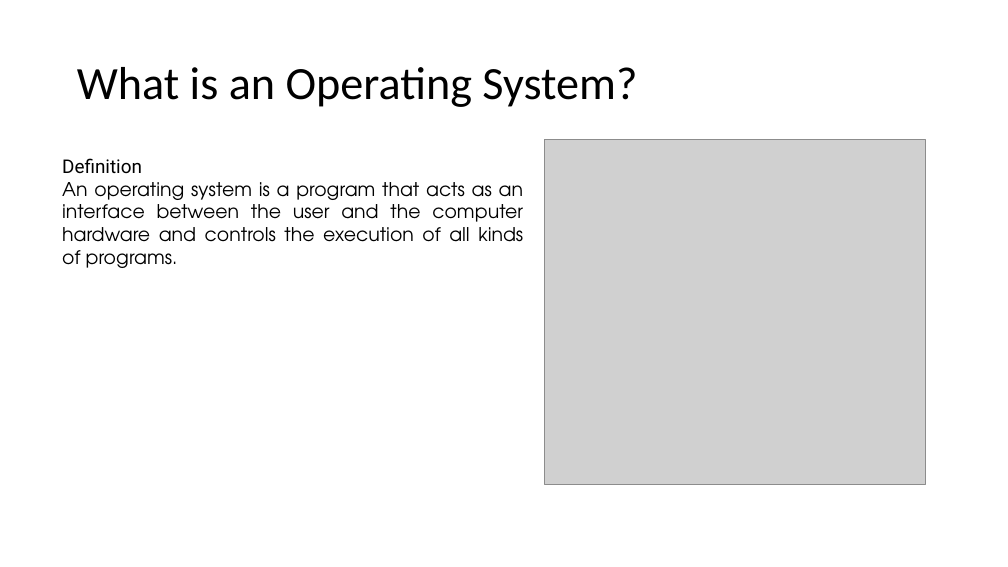
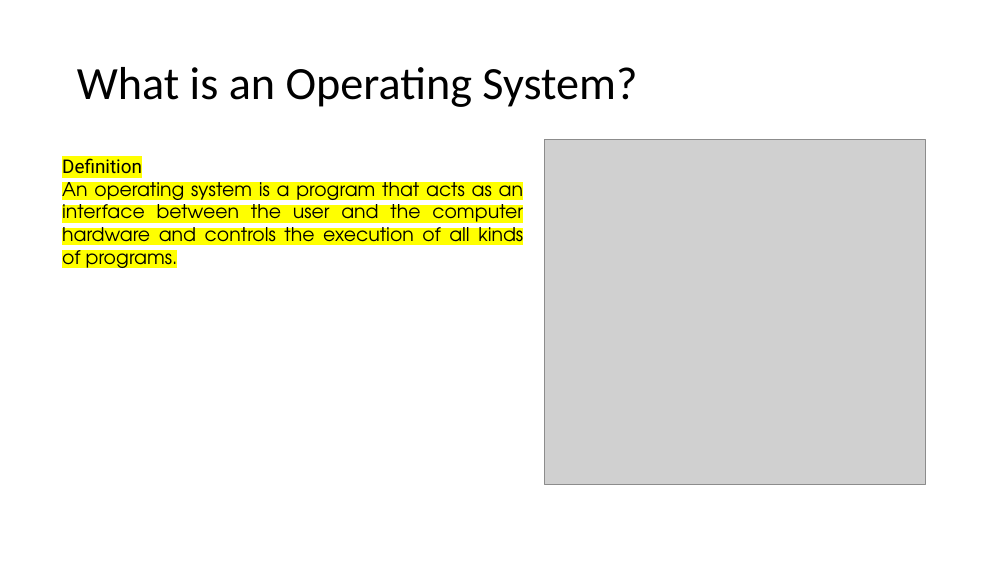
Before and after one commit to HighnessAtharva/Sem-VI, a slide deck: slide 4 of Linux and Unix/Unit 1.pptx. Drawn at 1008x567 pixels with LibreOffice and Linux fonts; fonts in the diff are those of the drawing; grey boxes stand for pictures. Boxes give left, top, right and bottom in pixels: in the first picture for what was removed or moved away, otherwise in the second. Text is boxed around its words. In the diff, an @@ line names an element or a change of style, - is before the commit and + after.

```diff
--- a/Linux and Unix/Unit 1.pptx
+++ b/Linux and Unix/Unit 1.pptx
@@ text "Definition" at <box>62,158,523,272</box>: highlight none to #FFFF00 @@
```
Also in this commit, not shown: 5 other slides changed, 14 other files.
